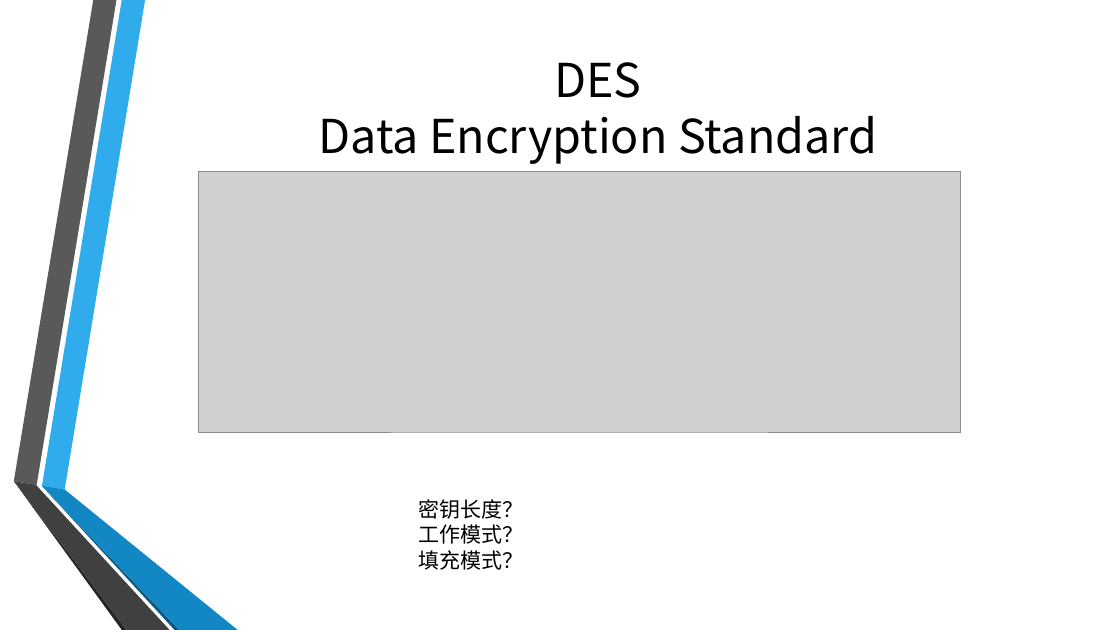
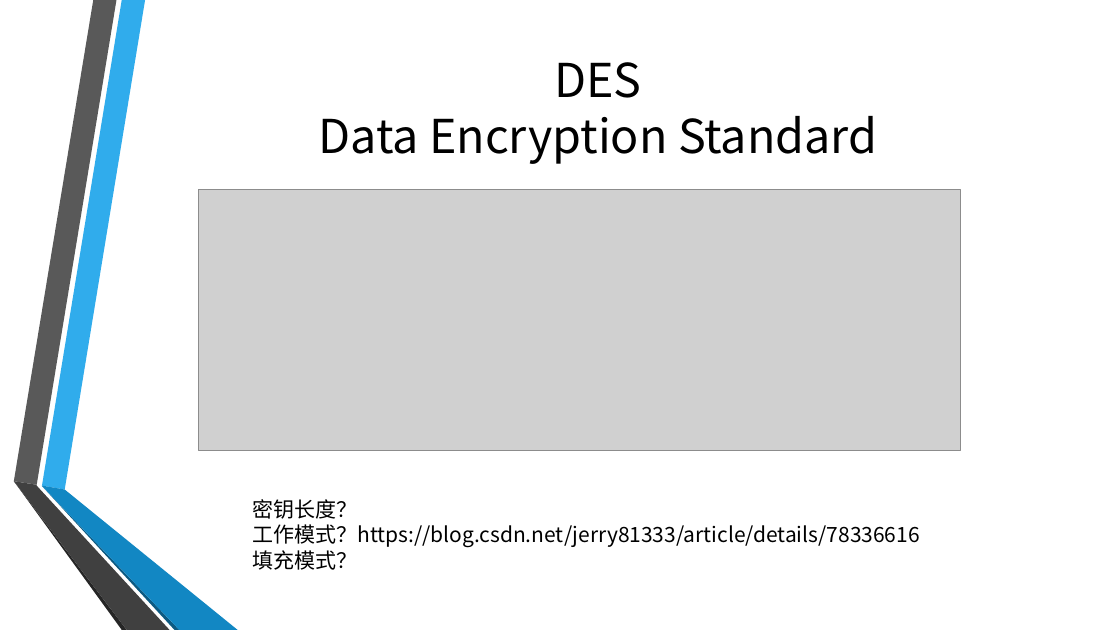
Before and after one commit to GloryXu/test-project, a slide deck: slide 7 of doc/安全.pptx. Drawn at 1120x630 pixels with LibreOffice and Linux fonts; fonts in the diff are those of the drawing; grey boxes stand for pictures; background and template pictures are left out. Boxes give left, top, right and bottom in pixels: in the first picture for what was removed or moved away, otherwise in the second. Text is boxed around its words. In the diff, an @@ line names an element or a change of style, - is before the commit and + after.

```diff
--- a/doc/安全.pptx
+++ b/doc/安全.pptx
@@ picture moved from (x1=199, y1=171, x2=960, y2=432) to (x1=199, y1=190, x2=960, y2=450) @@
@@ text "密钥长度？" moved from (x1=418, y1=499, x2=523, y2=570) to (x1=252, y1=499, x2=920, y2=570) @@
@@ text at (x1=252, y1=524, x2=920, y2=547): text changed @@
-工作模式？
+工作模式？https://blog.csdn.net/jerry81333/article/details/78336616
```
Also in this commit, not shown: 3 other slides changed, 4 slides added, 1 other file.
